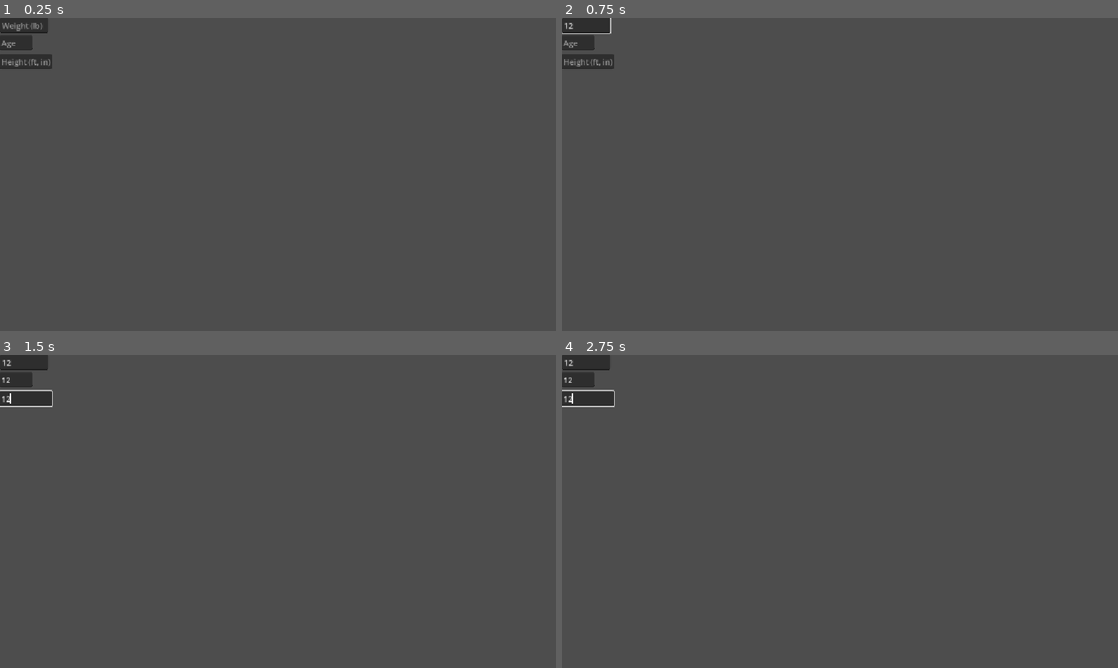
Above: before the commit, frames 1-4 (two rows, left to right).
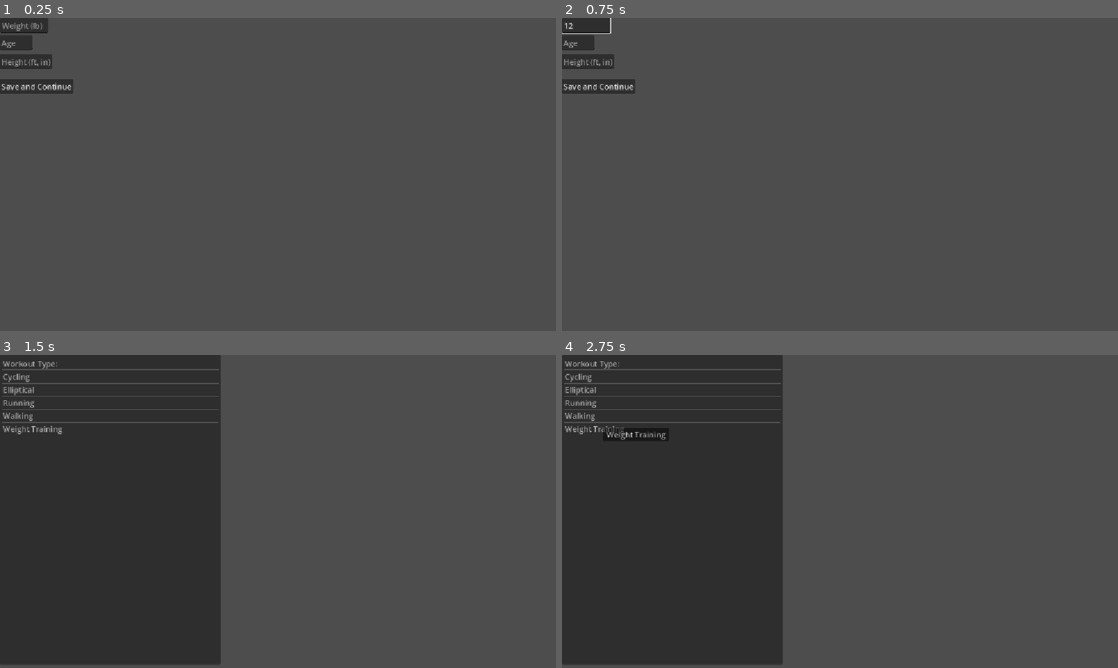
Above: after the commit, the same moments.

Repository: ma43210/HackDecouverte
Game: Godot game, scene res://Scenes/Profile_Manager.tscn
The game is run twice, just before and just after one commit, with the same random seed, the same clock (stepped at 60 frames per second) and the same inputs.
Inputs (mouse positions are in pixels of both pictures, inside the frame that each line leads up to):
- Up to frame 1 (0.25 s): no input
- Up to frame 2 (0.75 s): click (584, 24) at 0.52 s; type "12" at 0.6 s
- Up to frame 3 (1.5 s): click (16, 380) at 0.75 s; type "12" at 0.83 s; click (27, 398) at 0.98 s; type "12" at 1.07 s; click (38, 423) at 1.25 s, where only the run after the commit has a clickable "Save and Continue"
- Up to frame 4 (2.75 s): no input

The runs differ from the first frame. In frame 1, 0.5% of the frame differs, in the area x 0-14%, y 19-25%; in frame 2, 0.5%; in frame 3, 38%, in the area x 0-40%, y 0-99%; in frame 4, 37%.

Commit message:
Kinda works

Diff:
--- a/healthy/Scenes/Input_Workout.tscn
+++ b/healthy/Scenes/Input_Workout.tscn
@@ -17,3 +17,5 @@
 item_4/text = "Walking"
 item_5/text = "Weight Training"
 script = ExtResource("1_7q3j2")
+
+[connection signal="item_selected" from="ItemList" to="ItemList" method="_on_item_selected"]
--- a/healthy/Scenes/Profile_Manager.tscn
+++ b/healthy/Scenes/Profile_Manager.tscn
@@ -1,6 +1,7 @@
 [gd_scene format=3 uid="uid://b8r0p805j8qvv"]
 
 [ext_resource type="Script" uid="uid://ck6yrxu2nekja" path="res://Scripts/profile_manager.gd" id="1_s8vry"]
+[ext_resource type="Script" uid="uid://37y2xxi6t5gt" path="res://Scripts/continue.gd" id="2_yili2"]
 
 [node name="Profile Manager" type="Node2D" unique_id=1530753749]
 script = ExtResource("1_s8vry")
@@ -24,6 +25,15 @@
 offset_bottom = 106.0
 placeholder_text = "Height (ft, in)"
 
+[node name="Continue" type="Button" parent="." unique_id=1922958034]
+offset_left = -1.0
+offset_top = 126.0
+offset_right = 152.0
+offset_bottom = 157.0
+text = "Save and Continue"
+script = ExtResource("2_yili2")
+
 [connection signal="text_submitted" from="Weight" to="." method="_on_weight_text_submitted"]
 [connection signal="text_submitted" from="Age" to="." method="_on_age_text_submitted"]
 [connection signal="text_submitted" from="Height" to="." method="_on_height_text_submitted"]
+[connection signal="pressed" from="Continue" to="Continue" method="_on_pressed"]
--- a/healthy/Scripts/Workout_Selected.gd
+++ b/healthy/Scripts/Workout_Selected.gd
@@ -9,3 +9,16 @@
 # Called every frame. 'delta' is the elapsed time since the previous frame.
 func _process(_delta: float) -> void:
 	pass
+
+
+func _on_item_selected(index: int) -> void:
+	if index == 1: #Cycling
+		FitnessManager.level = 8
+	if index == 2: #Elliptical
+		FitnessManager.level = 5
+	if index == 3: #Running
+		FitnessManager.level = 9.8
+	if index == 4: #Walking
+		FitnessManager.level = 4.3
+	if index == 5: #Weights
+		FitnessManager.level = 6
--- /dev/null
+++ b/healthy/Scripts/continue.gd
@@ -0,0 +1,15 @@
+extends Button
+
+
+# Called when the node enters the scene tree for the first time.
+func _ready() -> void:
+	pass # Replace with function body.
+
+
+# Called every frame. 'delta' is the elapsed time since the previous frame.
+func _process(delta: float) -> void:
+	pass
+
+
+func _on_pressed() -> void:
+	get_tree().change_scene_to_file("res://Scenes/Input_Workout.tscn")
--- a/healthy/Scripts/profile_manager.gd
+++ b/healthy/Scripts/profile_manager.gd
@@ -17,14 +17,14 @@
 
 
 func _on_weight_text_submitted(new_text: String) -> void:
-	weight = int(new_text)
+	FitnessManager.weight = int(new_text)
 
 
 
 func _on_age_text_submitted(new_text: String) -> void:
-	age = int(new_text)
+	FitnessManager.age = int(new_text)
 
 
 
 func _on_height_text_submitted(new_text: String) -> void:
-	height = int(new_text)
+	FitnessManager.height = int(new_text)
--- a/healthy/project.godot
+++ b/healthy/project.godot
@@ -15,6 +15,10 @@
 config/features=PackedStringArray("4.7", "Forward Plus")
 config/icon="res://icon.svg"
 
+[autoload]
+
+FitnessManager="*uid://fs48ukdjki2l"
+
 [display]
 
 window/stretch/mode="canvas_items"
Not shown, added: healthy/Scripts/continue.gd.uid
